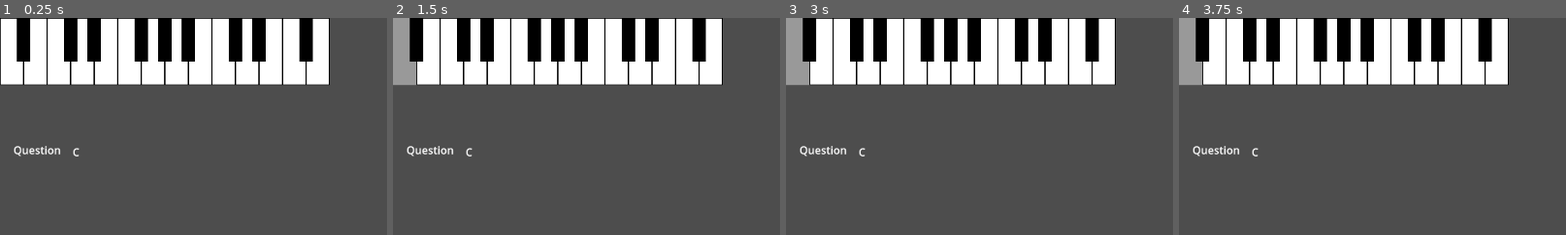
Above: before the commit, frames 1-4 (left to right).
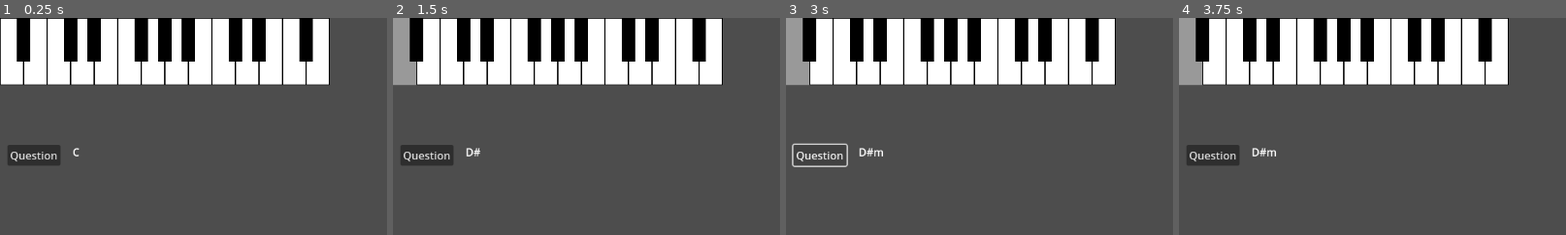
Above: after the commit, the same moments.

Repository: mjXmsdgh/godot_piano
Game: Godot game, scene res://scenes/chord_to_notes.tscn
Same seed, same stepped clock (60 frames per second), same inputs: the game is played once before the commit and once after it. The project has no main scene, so this scene is started directly.
Inputs (mouse positions are % of the whole screen's width and height, from its top left):
- Up to frame 1 (0.25 s): no input
- Up to frame 2 (1.5 s): click (4, 32) at 0.5 s, where only the run after the commit has a clickable "Question"; click (2, 8) at 1.27 s
- Up to frame 3 (3 s): click (2, 8) at 2.02 s; click (4, 32) at 2.75 s, where only the run after the commit has a clickable "Question"
- Up to frame 4 (3.75 s): click (2, 8) at 3.52 s
The pictures show only the part of the screen within x 0-50%, y 0-50%; the shares and areas given below are measured in that part.

The runs differ from the first frame. In frame 1, 1.2% of the frame differs, in the area x 2-16%, y 58-68%; in frame 2, 1.2%; in frame 3, 1.0%; in frame 4, 1.3%, in the area x 2-26%, y 58-68%.

Commit message:
add button

Diff:
--- a/godot_piano/scenes/chord_to_notes.tscn
+++ b/godot_piano/scenes/chord_to_notes.tscn
@@ -13,11 +13,11 @@
 [node name="QuestionNode" type="Node2D" parent="."]
 script = ExtResource("3_fde3m")
 
-[node name="Label" type="Label" parent="QuestionNode"]
-offset_left = 20.0
-offset_top = 185.0
-offset_right = 91.0
-offset_bottom = 208.0
+[node name="Button" type="Button" parent="QuestionNode"]
+offset_left = 11.0
+offset_top = 189.0
+offset_right = 90.0
+offset_bottom = 220.0
 text = "Question"
 
 [node name="Question" type="Label" parent="QuestionNode"]
@@ -26,3 +26,5 @@
 offset_right = 148.0
 offset_bottom = 211.0
 text = "C"
+
+[connection signal="pressed" from="QuestionNode/Button" to="QuestionNode" method="_on_button_pressed"]
--- a/godot_piano/scripts/question_node.gd
+++ b/godot_piano/scripts/question_node.gd
@@ -9,8 +9,6 @@
 	code_manager=get_node_or_null("../CodeManager")
 
 	randomize()
-
-	select_chord()
 
 
 # Called every frame. 'delta' is the elapsed time since the previous frame.
@@ -32,9 +30,13 @@
 
 	var chord_data_pair=code_manager.get_chord_by_index(random_index)
 
+	# コード名
+	current_chord=chord_data_pair[0]
 
-	print(chord_data_pair[0])
+	# 音
 	print(chord_data_pair[1]["notes"])
 
-
-	#$Question.text=current_chord
+# Question Buttonが押されたとき
+func _on_button_pressed() -> void:
+	select_chord()
+	$Question.text=str(current_chord)
